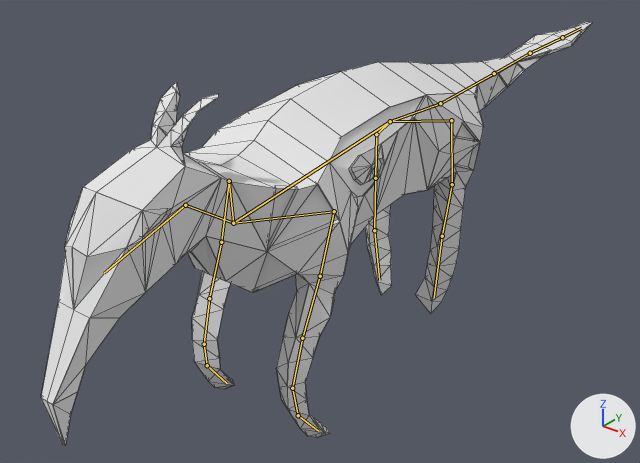
The Blender file Assets/_Models/monster.blend as it was, and as the next commit left it.
Camera for both pictures: a 50 mm camera at (1.55, -1.94, 1.64) aimed at (-0.18, 0.23, 0.3). Lighting does not change. The marker at lower right points along +X, +Y and +Z. The bones that bend it are drawn over the model as lines. Mesh edges are drawn as thin lines.
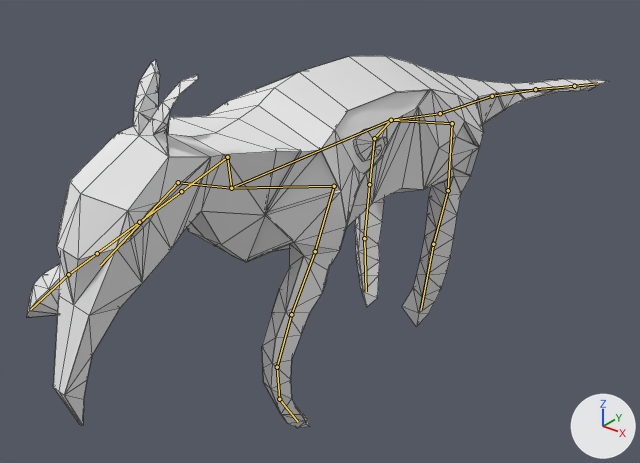
Commit message: Attack Animations

The newer file adds an action. The first version stands in its rest pose; the second is drawn at frame 6 of the action 'Attack'.

Boxes [x1, y1, x2, y2] around the edits, measured in the pictures (640 x 463 px):
'Plane', posed (12% shorter): before [41, 22, 591, 445]; after [27, 56, 609, 428]
bone 'Bone', root to tip: before (233, 223) to (390, 121); after (231, 188) to (391, 120)
bone 'Bone.004', root to tip: before (494, 73) to (530, 53); after (492, 96) to (535, 89)
bone 'Bone.001', root to tip: before (233, 223) to (185, 205); after (231, 188) to (178, 182)
bone 'Bone.018', root to tip: before (233, 223) to (229, 181); after (231, 188) to (227, 157)
bone 'Bone.019', root to tip: before (229, 181) to (221, 242); after (227, 157) to (181, 191)

Patch to the scene script:
```diff
--- a/Assets/_Models/monster.blend.py
+++ b/Assets/_Models/monster.blend.py
@@ bone_bone @@
 bone_bone = bpy.data.objects['Armature'].pose.bones['Bone']
-bone_bone.location = (0.0, 0.0, 0.0)
-bone_bone.rotation_quaternion = (1.0, 0.0, 0.0, 0.0)  # degrees (0, 0, 0)
+bone_bone.location = (0.0, 0.022, 0.176)
+bone_bone.rotation_quaternion = (0.998, -0.067, 0.0, 0.0)  # degrees (-8, 0, 0)
@@ bone_bone_004 @@
 bone_bone_004 = bpy.data.objects['Armature'].pose.bones['Bone.004']  # child of 'Bone.003'
-bone_bone_004.rotation_quaternion = (1.0, 0.0, 0.0, 0.0)  # degrees (0, 0, 0)
+bone_bone_004.rotation_quaternion = (0.997, -0.024, -0.024, -0.07)  # degrees (-3, -3, -8)
@@ bone_bone_001 @@
 bone_bone_001 = bpy.data.objects['Armature'].pose.bones['Bone.001']
-bone_bone_001.location = (0.0, 0.0, 0.0)
-bone_bone_001.rotation_quaternion = (1.0, 0.0, 0.0, 0.0)  # degrees (0, 0, 0)
+bone_bone_001.location = (-0.036, 0.099, 0.143)
+bone_bone_001.rotation_quaternion = (0.994, -0.102, -0.039, -0.02)  # degrees (-12, -5, -2)
@@ bone_bone_018 @@
 bone_bone_018 = bpy.data.objects['Armature'].pose.bones['Bone.018']
-bone_bone_018.location = (0.0, 0.0, 0.0)
-bone_bone_018.rotation_quaternion = (1.0, 0.0, 0.0, 0.0)  # degrees (0, 0, 0)
+bone_bone_018.location = (-0.176, 0.004, 0.023)
+bone_bone_018.rotation_quaternion = (0.998, -0.005, 0.048, -0.046)  # degrees (-1, 6, -5)
@@ bone_bone_019 @@
 bone_bone_019 = bpy.data.objects['Armature'].pose.bones['Bone.019']  # child of 'Bone.018'
-bone_bone_019.rotation_quaternion = (1.0, 0.0, 0.0, 0.0)  # degrees (0, 0, 0)
+bone_bone_019.rotation_quaternion = (0.858, -0.388, -0.287, 0.176)  # degrees (-55, -21, 34)
```
